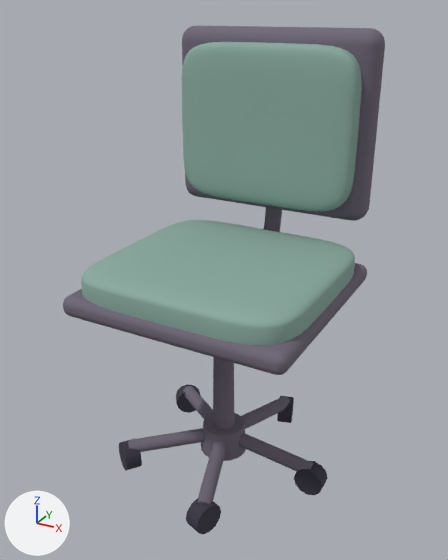
An edit to the glTF model prototypes/furniture/assets/deskchair.glb, drawn before and after from the same camera.
Rendered twice from a camera (50 mm lens) standing at (0.785, -1.425, 1.347) and looking at (-0.001, 0.003, 0.633). Arrows for +X, +Y and +Z are at lower left; the lights stay in place. The picture after the commit comes second. Where no turn or scale is listed for an object, it has been applied to the vertices. Vertices at exactly the same position are counted once.

Before the edit, the objects in view are built like this:
```python
me_mesh_12 = bpy.data.meshes.new('Mesh_12')
me_mesh_12.from_pydata(...)  # 296 vertices, 588 faces; spans x -0.33..0.33, y -0.32..0.32, z -0.03..0.03
me_mesh_12.materials.append(mat_metal)  # grey #706878
me_mesh_14 = bpy.data.meshes.new('Mesh_14')
me_mesh_14.from_pydata(...)  # 914 vertices, 1824 faces; spans x -0.32..0.32, y -0.31..0.31, z -0.058..0.058
me_mesh_14.materials.append(mat_upholstery)  # greyish green #8baba0
me_mesh_16 = bpy.data.meshes.new('Mesh_16')
me_mesh_16.from_pydata(...)  # 296 vertices, 588 faces; spans x -0.31..0.31, y -0.047..0.047, z -0.265..0.265
me_mesh_16.materials.append(mat_metal)  # grey #706878
me_mesh_17 = bpy.data.meshes.new('Mesh_17')
me_mesh_17.from_pydata(...)  # 914 vertices, 1824 faces; spans x -0.275..0.275, y -0.05..0.05, z -0.23..0.23
me_mesh_17.materials.append(mat_upholstery)  # greyish green #8baba0
me_mesh_6 = bpy.data.meshes.new('Mesh_6')
me_mesh_6.from_pydata(...)  # 28 vertices, 48 faces; spans x -0.134..0.134, y -0.106..0.106, z -0.037..0.037
me_mesh_6.materials.append(mat_metal)  # grey #706878
ob_back_pad = bpy.data.objects.new('back-pad', me_mesh_17)
ob_back_pad.location = (0.0, 0.26, 1.026)
ob_seat_cushion_1 = bpy.data.objects.new('seat-cushion-1', me_mesh_14)
ob_seat_cushion_1.location = (0.0, 0.0, 0.65)
ob_seat_shell = bpy.data.objects.new('seat-shell', me_mesh_12)
ob_seat_shell.location = (0.0, 0.0, 0.607)
ob_shaped_back = bpy.data.objects.new('shaped-back', me_mesh_16)
ob_shaped_back.location = (0.0, 0.315, 1.031)
ob_spoke_2 = bpy.data.objects.new('spoke-2', me_mesh_6)
ob_spoke_2.location = (-0.121, -0.088, 0.09)
# also in view: 'spoke-1' at (0.046, -0.143, 0.09); 'spoke-4' at (0.046, 0.143, 0.09); 'adjustable-stem' at (0.0, 0.0, 0.364); 'caster-hub' at (0.0, 0.0, 0.095); 'spoke-0' at (0.15, 0.0, 0.09)
```
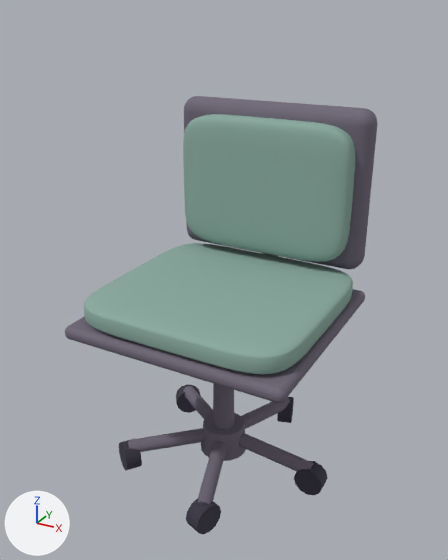
Where the newer file only moved an object's origin or applied its transform, the numbers keep the older frame.

Diff of the bpy script that builds the scene:
```diff
--- a/prototypes/furniture/assets/deskchair.glb.py
+++ b/prototypes/furniture/assets/deskchair.glb.py
@@ me_mesh_14 @@
 # used by ob_seat_cushion_1; location = (0.0, 0.0, 0.65)
-me_mesh_14.from_pydata(...)  # 914 vertices, 1824 faces; spans x -0.32..0.32, y -0.31..0.31, z -0.058..0.058
+me_mesh_14.from_pydata(...)  # 914 vertices, 1824 faces; spans x -0.32..0.32, y -0.31..0.31, z -0.038..0.038
+# me_mesh_14 part 1: the whole mesh is scaled about its middle by (1, 1, 0.652)
 me_mesh_14.materials.append(mat_upholstery)
@@ me_mesh_16 @@
 # used by ob_shaped_back; location = (0.0, 0.315, 1.031)
-me_mesh_16.from_pydata(...)  # 296 vertices, 588 faces; spans x -0.31..0.31, y -0.047..0.047, z -0.265..0.265
+me_mesh_16.from_pydata(...)  # 296 vertices, 588 faces; spans x -0.31..0.31, y -0.047..0.047, z -0.24..0.24
+# me_mesh_16 part 2: all 148 vertices in x -0.31..0.31, y -0.047..0.047, z 0.222..0.265 are moved by (0.0, 0.0, -0.025)
+# me_mesh_16 part 3: all 148 vertices in x -0.31..0.31, y -0.047..0.047, z -0.265..-0.222 are moved by (0.0, 0.0, 0.025)
 me_mesh_16.materials.append(mat_metal)
@@ me_mesh_17 @@
 # used by ob_back_pad; location = (0.0, 0.26, 1.026)
-me_mesh_17.from_pydata(...)  # 914 vertices, 1824 faces; spans x -0.275..0.275, y -0.05..0.05, z -0.23..0.23
+me_mesh_17.from_pydata(...)  # 914 vertices, 1824 faces; spans x -0.275..0.275, y -0.05..0.05, z -0.205..0.205
+# me_mesh_17 part 4: the whole mesh is scaled about its middle by (1, 1, 0.891)
 me_mesh_17.materials.append(mat_upholstery)
@@ ob_seat_shell @@
 ob_seat_shell = bpy.data.objects.new('seat-shell', me_mesh_12)
-ob_seat_shell.location = (0.0, 0.0, 0.607)
+ob_seat_shell.location = (0.0, 0.0, 0.527)
@@ ob_seat_cushion_1 @@
 ob_seat_cushion_1 = bpy.data.objects.new('seat-cushion-1', me_mesh_14)
-ob_seat_cushion_1.location = (0.0, 0.0, 0.65)
+ob_seat_cushion_1.location = (0.0, 0.0, 0.581)
@@ ob_shaped_back @@
 ob_shaped_back = bpy.data.objects.new('shaped-back', me_mesh_16)
-ob_shaped_back.location = (0.0, 0.315, 1.031)
+ob_shaped_back.location = (0.0, 0.315, 0.85)
@@ ob_back_pad @@
 ob_back_pad = bpy.data.objects.new('back-pad', me_mesh_17)
-ob_back_pad.location = (0.0, 0.26, 1.026)
+ob_back_pad.location = (0.0, 0.26, 0.845)
```

Location of each change, [x1, y1, x2, y2] in pixels of the pictures (448 x 560 px; the box of a moved part takes in the faces that stretch with it):
'back-pad', moved, rescaled (12% shorter): before [181, 42, 362, 211]; after [183, 114, 356, 262]
'seat-cushion-1', moved, rescaled: before [81, 220, 355, 345]; after [84, 243, 353, 374]
'shaped-back', reshaped, moved (11% shorter): before [182, 26, 385, 221]; after [184, 96, 377, 269]
'seat-shell', moved: before [63, 263, 367, 375]; after [65, 289, 365, 403]
part 2 of me_mesh_16, moved or reshaped: before [182, 26, 385, 47]; after [184, 96, 377, 127]
part 3 of me_mesh_16, moved or reshaped: before [182, 41, 385, 221]; after [184, 111, 377, 269]
